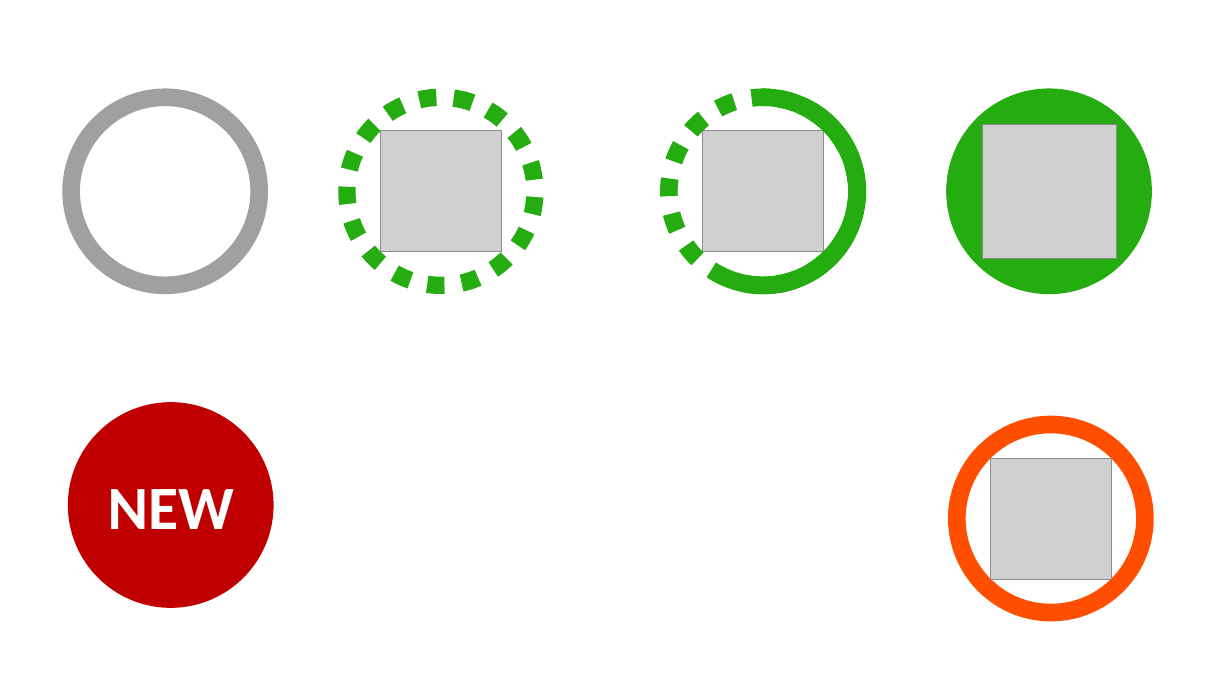
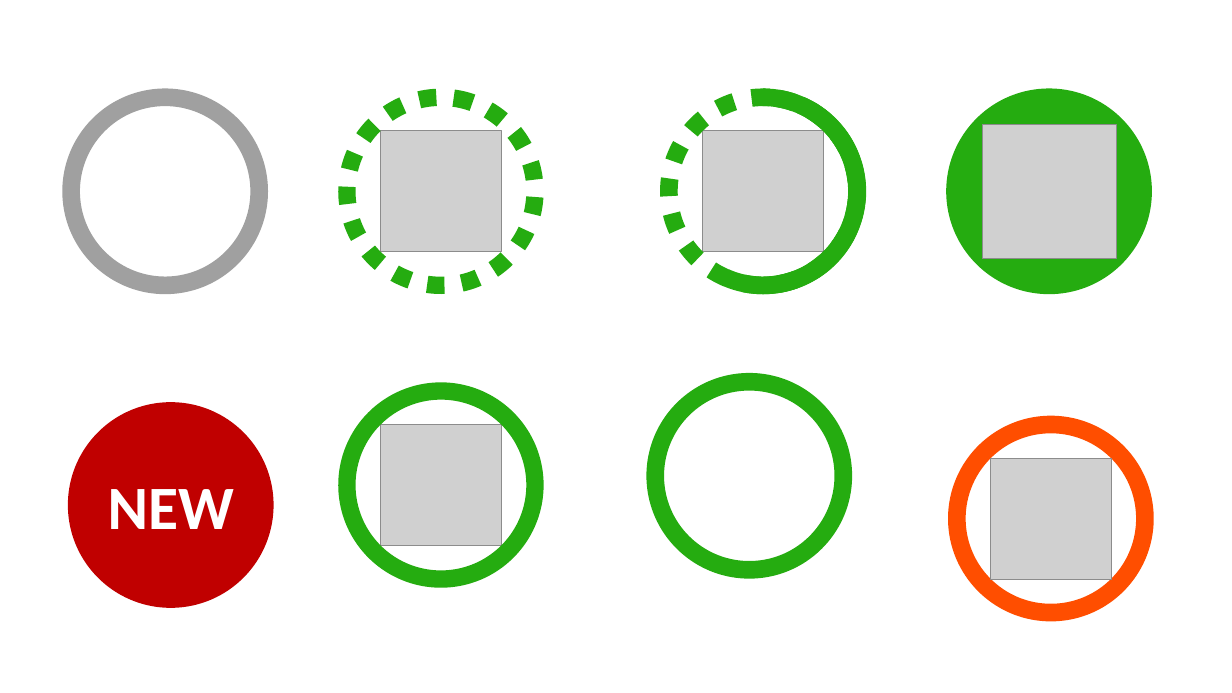
Before and after one commit to HelpMyStreet/front-end, a slide deck: slide 1 of HelpMyStreetFE/HelpMyStreetFE/src/pptx/Icons.pptx. Drawn at 1232x693 pixels with LibreOffice and Linux fonts; fonts in the diff are those of the drawing; grey boxes stand for pictures. Boxes give left, top, right and bottom in pixels: in the first picture for what was removed or moved away, otherwise in the second. Text is boxed around its words. In the diff, an @@ line names an element or a change of style, - is before the commit and + after.

```diff
--- a/HelpMyStreetFE/HelpMyStreetFE/src/pptx/Icons.pptx
+++ b/HelpMyStreetFE/HelpMyStreetFE/src/pptx/Icons.pptx
@@ ellipse added at (x1=333, y1=377, x2=549, y2=593), outline #25AC10 13.5 pt @@
@@ ellipse added at (x1=655, y1=382, x2=844, y2=570), outline #25AC10 13.75 pt @@
@@ picture added at (x1=381, y1=424, x2=502, y2=545) @@
```
Also in this commit, not shown: 3 other files.
